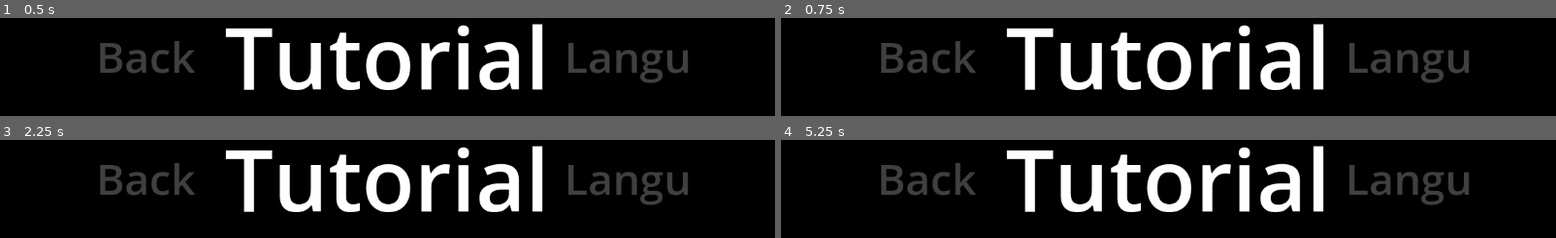
Above: before the commit, frames 1-4 (two rows, left to right).
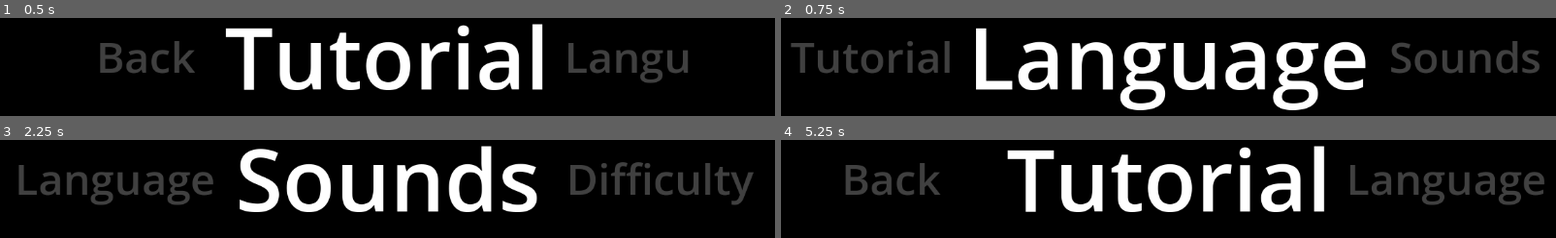
Above: after the commit, the same moments.

Repository: pkostic-dev/game-wraith-hunter
Game: Godot game, scene res://new_menu/menu.tscn
The game is run twice, just before and just after one commit, with the same random seed, the same clock (stepped at 60 frames per second) and the same inputs. This scene is started directly instead of the project's main scene. Sound files missing from this copy of the repository are replaced by a short silence.
Inputs (mouse positions are in pixels of both pictures, inside the frame that each line leads up to):
- Up to frame 1 (0.5 s): no input
- Up to frame 2 (0.75 s): tap Enter (ui_accept) at 0.5 s; move the mouse to (1339, 35) at 0.52 s; hold Right (ui_right) from 0.53 s (still down); hold Space (ui_select) from 0.53 s (still down); click (1339, 35) at 0.67 s
- Up to frame 3 (2.25 s): tap Enter (ui_accept) at 0.77, 0.8, 1.07, 1.25, 2 s; release Right (ui_right) at 1.25 s; release Space (ui_select) at 1.25 s; drag from (232, 200) to (outside the picture) at 1.27 s; move the mouse to (outside the picture) at 2.02 s; hold Right (ui_right) from 2.03 s (still down); hold Space (ui_select) from 2.03 s (still down)
- Up to frame 4 (5.25 s): tap Enter (ui_accept) at 2.3, 2.75, 3.5 s; release Right (ui_right) at 2.75 s; release Space (ui_select) at 2.75 s; drag from (outside the picture) to (outside the picture) at 2.77 s; move the mouse to (outside the picture) at 3.52 s; hold Left (ui_left) 3.53-4.25 s; hold Enter (ui_accept) 3.53-4.25 s; drag from (outside the picture) to (outside the picture) at 4.27 s; move the mouse to (1207, 179) at 5.02 s; hold Left (ui_left) from 5.03 s (still down); hold Space (ui_select) from 5.03 s (still down); click (1207, 179) at 5.17 s

Frame 1 is identical in both runs. In frame 2, 24% of the frame differs, in the area x 1-98%, y 5-95%; in frame 3, 19%; in frame 4, 6.6%.

Commit message:
Update menu.gd

Diff:
--- a/Wraith_Hunter/new_menu/menu.gd
+++ b/Wraith_Hunter/new_menu/menu.gd
@@ -10,9 +10,9 @@
 var menus:Array[Array] = [
 	main_menu,
 	settings,
-#	language,
-#	sounds,
-#	difficulty
+	language,
+	sounds,
+	difficulty,
 ]
 
 var main_menu:Array[Dictionary] = [
@@ -83,95 +83,119 @@
 	}
 ]
 
-var language:Dictionary = {
-	"french" : {
+var language:Array[Dictionary] = [
+	{
+		"string" : "French", # TODO : change to function for translation
+		"audio" : null, # TODO : add audio
 		"type" : MenuItemType.CONFIRM,
 		"action" : {
 			"type" : MenuActionType.CONFIGURE,
 			"args" : sounds,
 		},
 	},
-	"english": {
+	{
+		"string" : "English", # TODO : change to function for translation
+		"audio" : null, # TODO : add audio
 		"type" : MenuItemType.CONFIRM,
 		"action" : {
 			"type" : MenuActionType.CONFIGURE,
 			"args" : difficulty,
 		},
 	},
-	"back" : {
+	{
+		"string" : "Back", # TODO : change to function for translation
+		"audio" : null, # TODO : add audio
 		"type" : MenuItemType.CANCEL,
 		"action" : {
 			"type" : MenuActionType.MAIN_MENU,
 		},
 	},
-}
-
-var sounds:Dictionary = {
-	"environment" : {
-		"type" : MenuItemType.SLIDER,
-		"action" : {
-			"type" : MenuActionType.CONFIGURE,
-			"args" : []
-		},
-	},
-	"voice" : {
-		"type" : MenuItemType.SLIDER,
-		"action" : {
-			"type" : MenuActionType.CONFIGURE,
-			"args" : []
-		},
-	},
-	"music" : {
-		"type" : MenuItemType.SLIDER,
-		"action" : {
-			"type" : MenuActionType.CONFIGURE,
-			"args" : []
-		},
-	},
-	"enemies" : {
-		"type" : MenuItemType.SLIDER,
-		"action" : {
-			"type" : MenuActionType.CONFIGURE,
-			"args" : []
-		},
-	},
-	"back" : {
+]
+
+var sounds:Array[Dictionary] = [
+	{
+		"string" : "Environment", # TODO : change to function for translation
+		"audio" : null, # TODO : add audio
+		"type" : MenuItemType.SLIDER,
+		"action" : {
+			"type" : MenuActionType.CONFIGURE,
+			"args" : []
+		},
+	},
+	{
+		"string" : "Voice", # TODO : change to function for translation
+		"audio" : null, # TODO : add audio
+		"type" : MenuItemType.SLIDER,
+		"action" : {
+			"type" : MenuActionType.CONFIGURE,
+			"args" : []
+		},
+	},
+	{
+		"string" : "Music", # TODO : change to function for translation
+		"audio" : null, # TODO : add audio
+		"type" : MenuItemType.SLIDER,
+		"action" : {
+			"type" : MenuActionType.CONFIGURE,
+			"args" : []
+		},
+	},
+	{
+		"string" : "Enemies", # TODO : change to function for translation
+		"audio" : null, # TODO : add audio
+		"type" : MenuItemType.SLIDER,
+		"action" : {
+			"type" : MenuActionType.CONFIGURE,
+			"args" : []
+		},
+	},
+	{
+		"string" : "Back", # TODO : change to function for translation
+		"audio" : null, # TODO : add audio
 		"type" : MenuItemType.CANCEL,
 		"action" : {
 			"type" : MenuActionType.SETTINGS,
 		},
 	},
-}
-
-var difficulty:Dictionary = {
-	"easy" : {
+]
+
+var difficulty:Array[Dictionary] = [
+	{
+		"string" : "Easy", # TODO : change to function for translation
+		"audio" : null, # TODO : add audio
 		"type" : MenuItemType.CONFIRM,
 		"action" : {
 			"type" : MenuActionType.CONFIGURE,
 			"args" : [],
 		},
 	},
-	"medium": {
+	{
+		"string" : "Medium", # TODO : change to function for translation
+		"audio" : null, # TODO : add audio
 		"type" : MenuItemType.CONFIRM,
 		"action" : {
 			"type" : MenuActionType.CONFIGURE,
 			"args" : [],
 		},
 	},
-	"hard": {
+	{
+		"string" : "Hard", # TODO : change to function for translation
+		"audio" : null, # TODO : add audio
 		"type" : MenuItemType.CONFIRM,
 		"action" : {
 			"type" : MenuActionType.CONFIGURE,
 			"args" : [],
 		},
 	},
-	"back" : {
+	{
+		"string" : "Back", # TODO : change to function for translation
+		"audio" : null, # TODO : add audio
 		"type" : MenuItemType.CANCEL,
 		"action" : {
 			"type" : MenuActionType.MAIN_MENU,
 		},
 	},
-}
+]
 
 var current_menu = settings
 var current_selection = 0
@@ -181,6 +205,36 @@
 @onready var right_label:Label = %RightLabel
 
 func _ready():
+	_set_labels()
+
+# TODO : play audio, integrate actions (switch?)
+
+func _input(event) -> void:
+	# Keyboard controls
+	if event.is_action_pressed("ui_left"):
+		current_selection = _previous(current_menu, current_selection)
+	if event.is_action_pressed("ui_right"):
+		current_selection = _next(current_menu, current_selection)
+
+	if event.is_action_pressed("ui_select") or event.is_action_pressed("ui_accept"):
+		print(current_menu[current_selection].action)
+
+	_set_labels()
+
+
+func _next(array:Array, index:int) -> int:
+	if index < (array.size() - 1):
+		return index + 1
+	return 0
+
+
+func _previous(array:Array, index:int) -> int:
+	if index > 0:
+		return index - 1
+	return (array.size() - 1)
+
+
+func _set_labels() -> void:
 	center_label.text = current_menu[current_selection].string
 	var previous_index := _previous(current_menu, current_selection)
 	left_label.text = current_menu[previous_index].string
@@ -190,22 +244,6 @@
 	_fit_side_labels()
 
 
-func _process(_delta):
-	pass
-
-
-func _next(array:Array, index:int) -> int:
-	if index < (array.size() - 1):
-		return index + 1
-	return 0
-
-
-func _previous(array:Array, index:int) -> int:
-	if index > 0:
-		return index - 1
-	return (array.size() - 1)
-
-
 # Side labels are secondary, thus they are fitted around the CenterLabel
 func _fit_side_labels() -> void:
 	var window_width:int = DisplayServer.window_get_size().x
